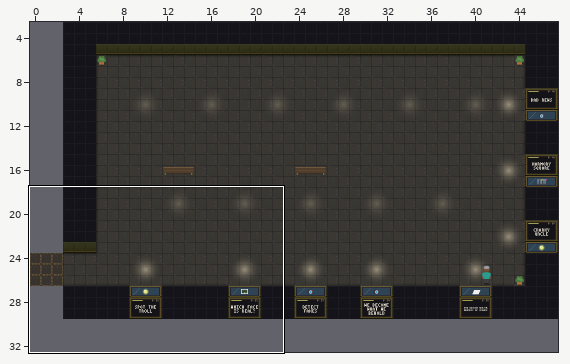
Tiled map (JSON): maps/midway.tmj. The picture above shows the old version from afar; the outline marks the close-up.
Close-up. First the earlier version:
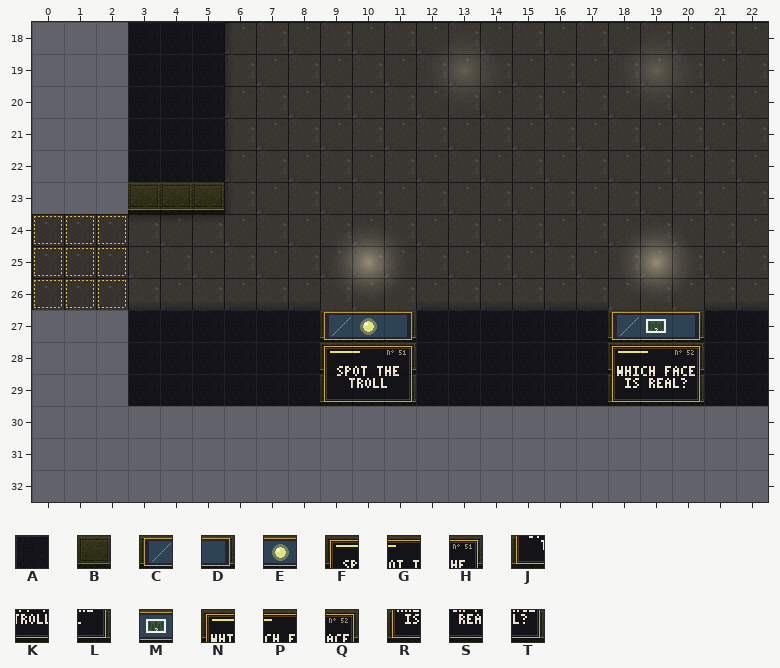
Cells are 32x32 px. Shown: x 0..22, y 18..32.
Key: from "museum": A 44, B 58, C 1380, D 1382, E 1435, F 1467, G 1468, H 1469, J 1470, K 1471, L 1472, M 1492, N 1494, P 1495, Q 1496, R 1497, S 1498, T 1499.
_ is an empty cell.
Layers that did not change in this view are not listed.
Layer "walls" before, first column x 0:
18 ___AAA_________________
19 ___AAA_________________
20 ___AAA_________________
21 ___AAA_________________
22 ___AAA_________________
23 ___BBB_________________
24 _______________________
25 _______________________
26 _______________________
27 ___AAAAAACEDAAAAAACMDAA
28 ___AAAAAAFGHAAAAAANPQAA
29 ___AAAAAAJKLAAAAAARSTAA
30 _______________________
31 _______________________
32 _______________________
New version:
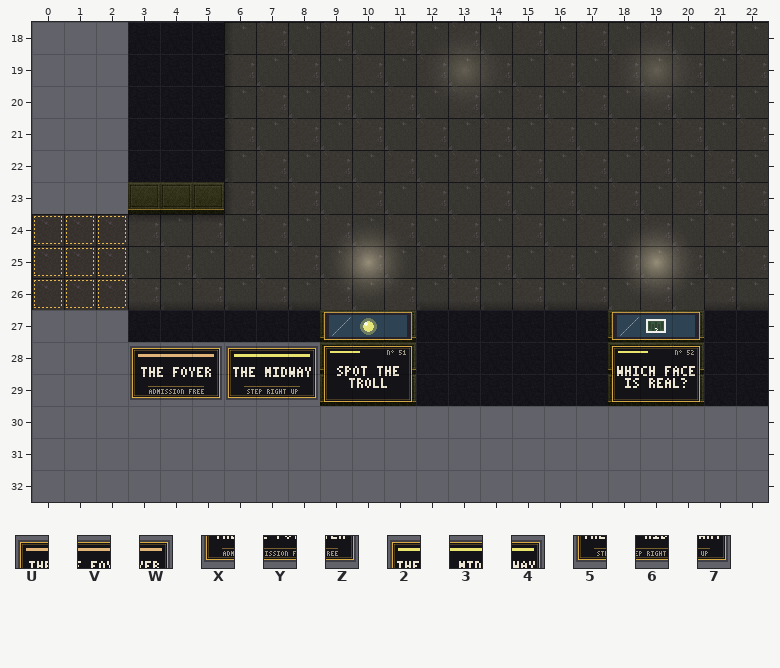
Further tiles: from "museum": U 3365, V 3366, W 3367, X 3368, Y 3369, Z 3370, 2 3443, 3 3444, 4 3445, 5 3446, 6 3447, 7 3448.
The exact change:
Changed rows in their new state; . is an unchanged cell.
Layer "walls":
first column x 3:
28 UVW234
29 XYZ567
Boxes around the changes in both close-ups, in picture pixels (x1, y1, x2, y2):
changed: (128, 342, 320, 406)
